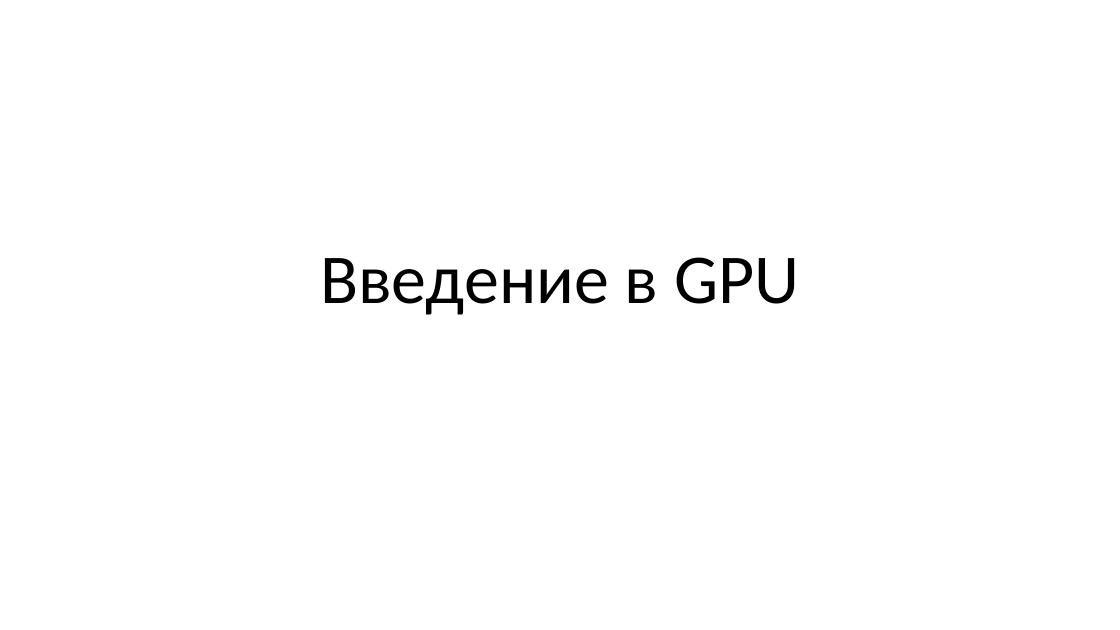
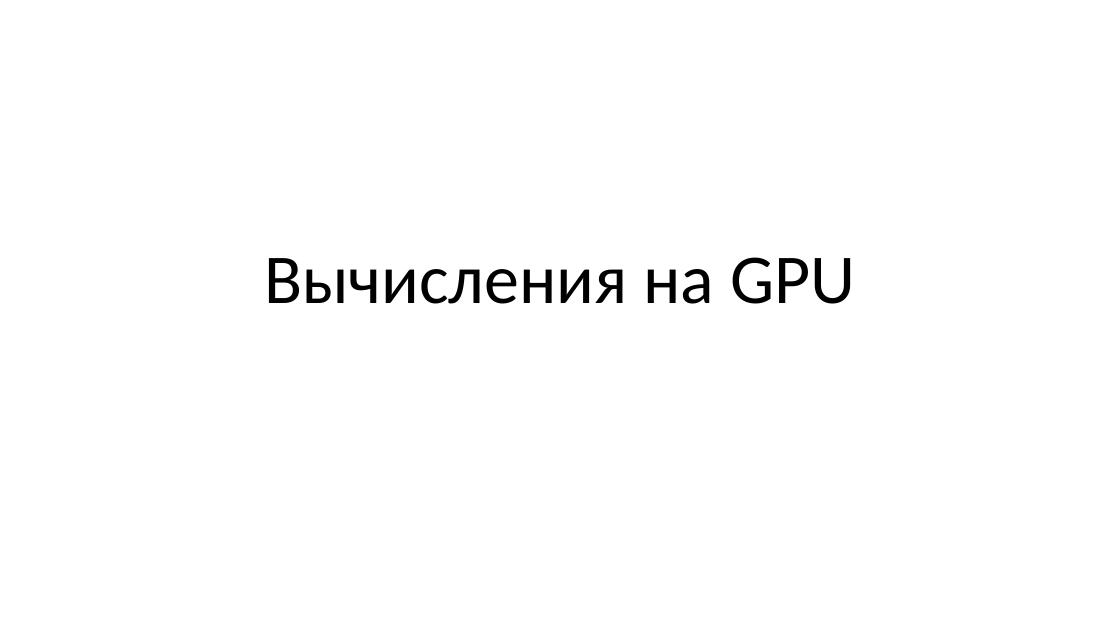
Before and after one commit to pezkov/gpu_course, a slide deck: slide 1 of presentations/Вычисления на GPU.pptx. Drawn at 1120x630 pixels with LibreOffice and Linux fonts; fonts in the diff are those of the drawing. Boxes give left, top, right and bottom in pixels: in the first picture for what was removed or moved away, otherwise in the second. Text is boxed around its words. In the diff, an @@ line names an element or a change of style, - is before the commit and + after.

```diff
--- a/presentations/Вычисления на GPU.pptx
+++ b/presentations/Вычисления на GPU.pptx
@@ title at [264,257,856,304]: text changed @@
-Введение в GPU
+Вычисления на GPU
```
Also in this commit, not shown: 13 slides added, 3 other files.
